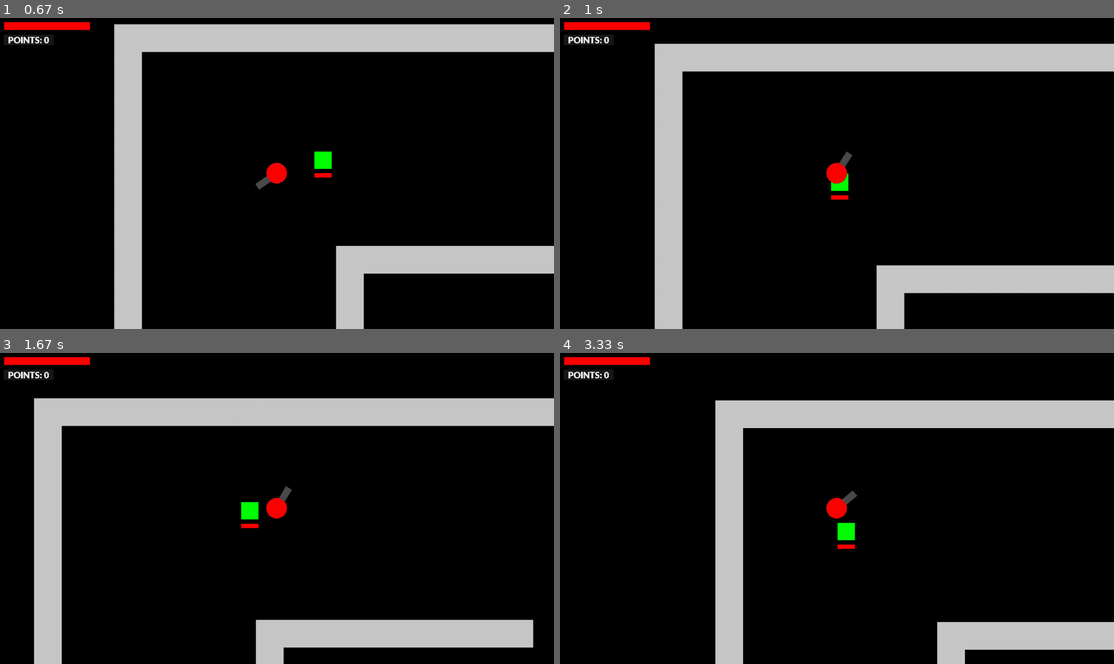
Above: before the commit, frames 1-4 (two rows, left to right).
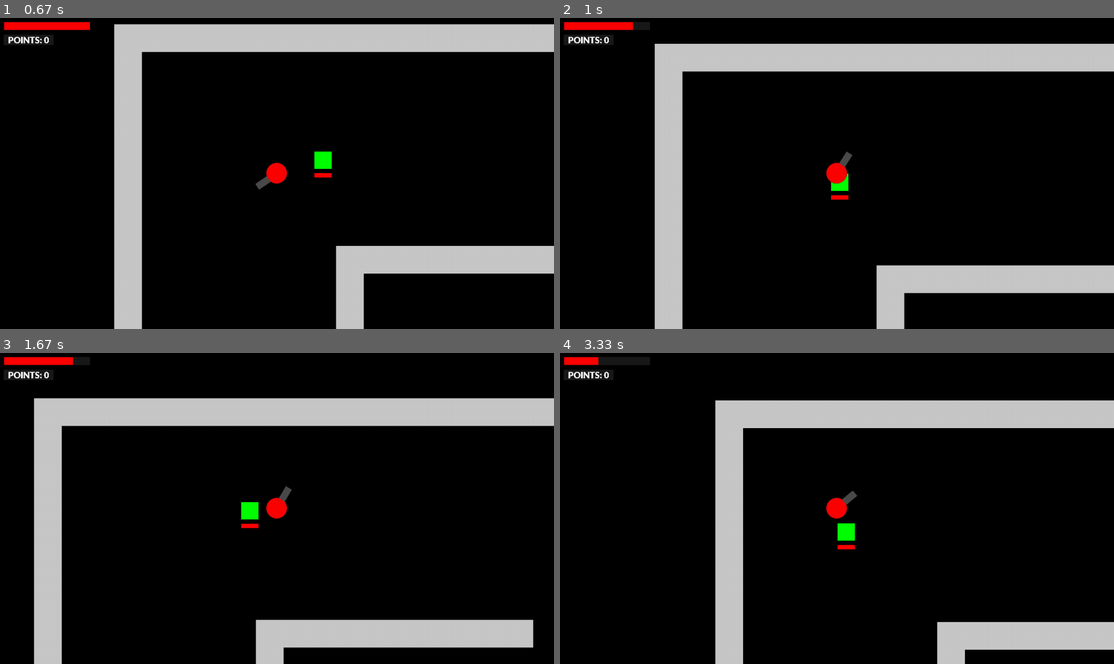
Above: after the commit, the same moments.

Repository: abmu/pygame-shooter-game
Game: pygame game, started from main.py
Same seed, same stepped clock (60 frames per second), same inputs: the game is played once before the commit and once after it.
Inputs (mouse positions are in pixels of both pictures, inside the frame that each line leads up to):
- Up to frame 1 (0.67 s): hold Right from 0.33 s (still down); move the mouse to (254, 185) at 0.37 s
- Up to frame 2 (1 s): release Right at 0.8 s; hold Up from 0.83 s (still down); move the mouse to (886, 98) at 0.87 s
- Up to frame 3 (1.67 s): release Up at 1.13 s; hold Right 1.17-1.63 s; move the mouse to (326, 427) at 1.2 s
- Up to frame 4 (3.33 s): hold Left 1.67-2.2 s; move the mouse to (709, 446) at 1.7 s; hold Down 2.23-2.53 s; move the mouse to (720, 458) at 2.27 s; hold Left 2.57-2.97 s; move the mouse to (648, 477) at 2.6 s; hold Up from 3 s (still down); move the mouse to (947, 418) at 3.03 s

Frame 1 is identical in both runs. In frame 2, less than 0.1% of the frame differs, in the area x 13-17%, y 1-4%; in frame 3, less than 0.1%; in frame 4, 0.3%, in the area x 6-54%, y 1-64%.

Commit message:
New commit

Diff:
--- a/bullet.py
+++ b/bullet.py
@@ -3,7 +3,7 @@
 
 
 class Bullet(pygame.sprite.Sprite):
-    def __init__(self,pos,groups,obstacle_sprites,middle_pos,mouse_pos):
+    def __init__(self,pos,groups,obstacle_sprites,middle_pos,mouse_pos,add_points):
         # bullet setup
         super().__init__(groups)
         orig_image = pygame.image.load('graphics/bullet.png').convert_alpha()
@@ -15,9 +15,10 @@
 
         # movement
         self.obstacle_sprites = obstacle_sprites
+        self.add_points = add_points
 
         # stats
-        self.speed = 1
+        self.speed = 10
         self.power = 50
 
     def set_direction(self,middle_pos,mouse_pos):
@@ -54,6 +55,9 @@
                     self.kill()
                 elif sprite.__class__.__name__ == 'Enemy':
                     sprite.take_damage(self.power)
+                    # if the enemy sprite dies award the player a certain amount of points
+                    if not sprite.alive():
+                        self.add_points(sprite.get_worth())
                     self.kill()
 
     def update(self):
--- a/enemy.py
+++ b/enemy.py
@@ -11,7 +11,7 @@
 
         # movement
         self.direction = pygame.math.Vector2()
-        self.plaayer_distance = None
+        self.player_distance = None
         self.obstacle_sprites = obstacle_sprites
 
         # attack
@@ -24,7 +24,8 @@
         self.max_health = 100
         self.health = self.max_health
         self.power = 20
-        self.notice_radius = 100
+        self.notice_radius = 500
+        self.worth = 50
 
     def move(self,speed):
         # normalize direction vector to ensure it is a unit vector
@@ -41,7 +42,7 @@
         # handle horizontal collisons
         if direction == 'horizontal':
             for sprite in self.obstacle_sprites:
-                if sprite.rect.colliderect(self.rect) and sprite.__class__.__name__ == 'Tile':
+                if sprite.rect.colliderect(self.rect) and sprite.__class__.__name__ == 'Tile' or sprite.__class__.__name__ == 'Player':
                     if self.direction.x < 0: # moving left
                         self.rect.left = sprite.rect.right
                     elif self.direction.x > 0: # moving right
@@ -50,7 +51,7 @@
         # handle vertical collisions
         if direction == 'vertical':
             for sprite in self.obstacle_sprites:
-                if sprite.rect.colliderect(self.rect) and sprite.__class__.__name__ == 'Tile':
+                if sprite.rect.colliderect(self.rect) and sprite.__class__.__name__ == 'Tile' or sprite.__class__.__name__ == 'Player':
                     if self.direction.y < 0: # moving up
                         self.rect.top = sprite.rect.bottom
                     elif self.direction.y > 0: # moving down
@@ -60,22 +61,41 @@
         # calculate player distance from enemy
         enemy_vector = pygame.math.Vector2(self.rect.center)
         player_vector = pygame.math.Vector2(player.rect.center)
-        self.distance = (player_vector-enemy_vector).magnitude()
+        self.player_distance = (player_vector-enemy_vector).magnitude()
 
-        # check to see if enemy is already at the player
-        # if they are then they shouldn't move
-        if self.distance > 0:
+        # check if enemy is touching player and not currently attacking
+        if player.rect.colliderect(self.rect) and not self.attacking:
+            player.take_damage(self.power)
+
+            # begin attack cooldown
+            self.attacking = True
+            self.attack_time = pygame.time.get_ticks()
+        # check if player is within the enemy's notice radius
+        elif self.player_distance <= self.notice_radius:
             self.direction = (player_vector-enemy_vector)
+        # make the enemy stop moving if there is no player within notice radius
         else:
             self.direction = pygame.math.Vector2()
+
+    def cooldowns(self):
+        current_time = pygame.time.get_ticks()
+
+        # check if attack cooldown has finished
+        if self.attacking:
+            if current_time - self.attack_time >= self.attack_cooldown:
+                self.attacking = False
 
     def take_damage(self,power):
         self.health -= power
         if self.health <= 0:
             self.kill()
 
+    def get_worth(self):
+        return self.worth
+
     def update(self):
         # upadte enemy
+        self.cooldowns()
         self.move(self.speed)
 
     # method with access to the player object
--- a/level.py
+++ b/level.py
@@ -39,8 +39,8 @@
                     enemy = Enemy((x,y),[self.visible_sprites,self.obstacle_sprites],self.obstacle_sprites)
                     HealthBar(enemy,[self.visible_sprites])
 
-    def create_bullet(self):
-        Bullet(self.weapon.get_pos(),[self.visible_sprites],self.obstacle_sprites,self.visible_sprites.get_middle_pos(),pygame.mouse.get_pos())
+    def create_bullet(self,add_points):
+        Bullet(self.weapon.get_pos(),[self.visible_sprites],self.obstacle_sprites,self.visible_sprites.get_middle_pos(),pygame.mouse.get_pos(),add_points)
 
     def run(self):
         # update and draw the level map and ui
--- a/player.py
+++ b/player.py
@@ -49,7 +49,7 @@
             self.pressed = True
         else:
             if self.pressed:
-                self.create_bullet()
+                self.create_bullet(self.add_points)
                 self.pressed = False
 
                 # begin attack cooldown
@@ -94,8 +94,16 @@
             if current_time - self.attack_time >= self.attack_cooldown:
                 self.attacking = False
 
+    def take_damage(self,power):
+        self.health -= power
+        if self.health <= 0:
+            print('dead')
+
     def get_health(self):
         return (self.health,self.max_health)
+
+    def add_points(self,points):
+        self.points += points
 
     def update(self):
         # update player
